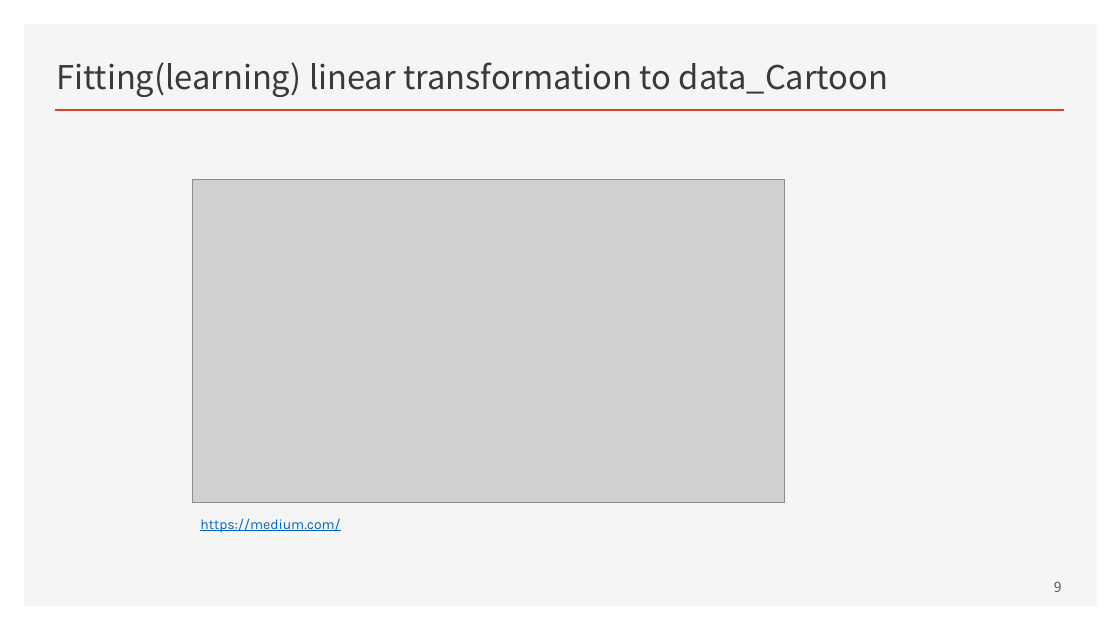
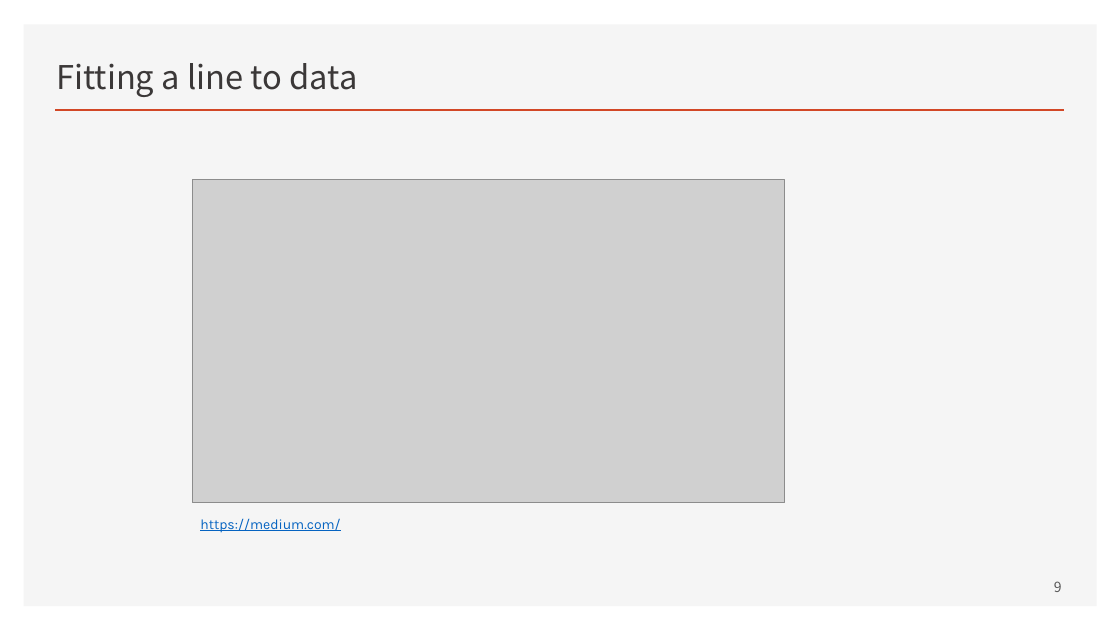
Before and after one commit to ancestor9/mathematics-for-machine-learning, a slide deck: slide 9 of w4_Perceptron_Regression.pptx. Drawn at 1120x630 pixels with LibreOffice and Linux fonts; fonts in the diff are those of the drawing; grey boxes stand for pictures. Boxes give left, top, right and bottom in pixels: in the first picture for what was removed or moved away, otherwise in the second. Text is boxed around its words. In the diff, an @@ line names an element or a change of style, - is before the commit and + after.

```diff
--- a/w4_Perceptron_Regression.pptx
+++ b/w4_Perceptron_Regression.pptx
@@ title at <box>56,63,358,97</box>: text changed @@
-Fitting(learning) linear transformation to data_Cartoon
+Fitting a line to data
```
Also in this commit, not shown: 20 other slides changed, 5 slides removed.
